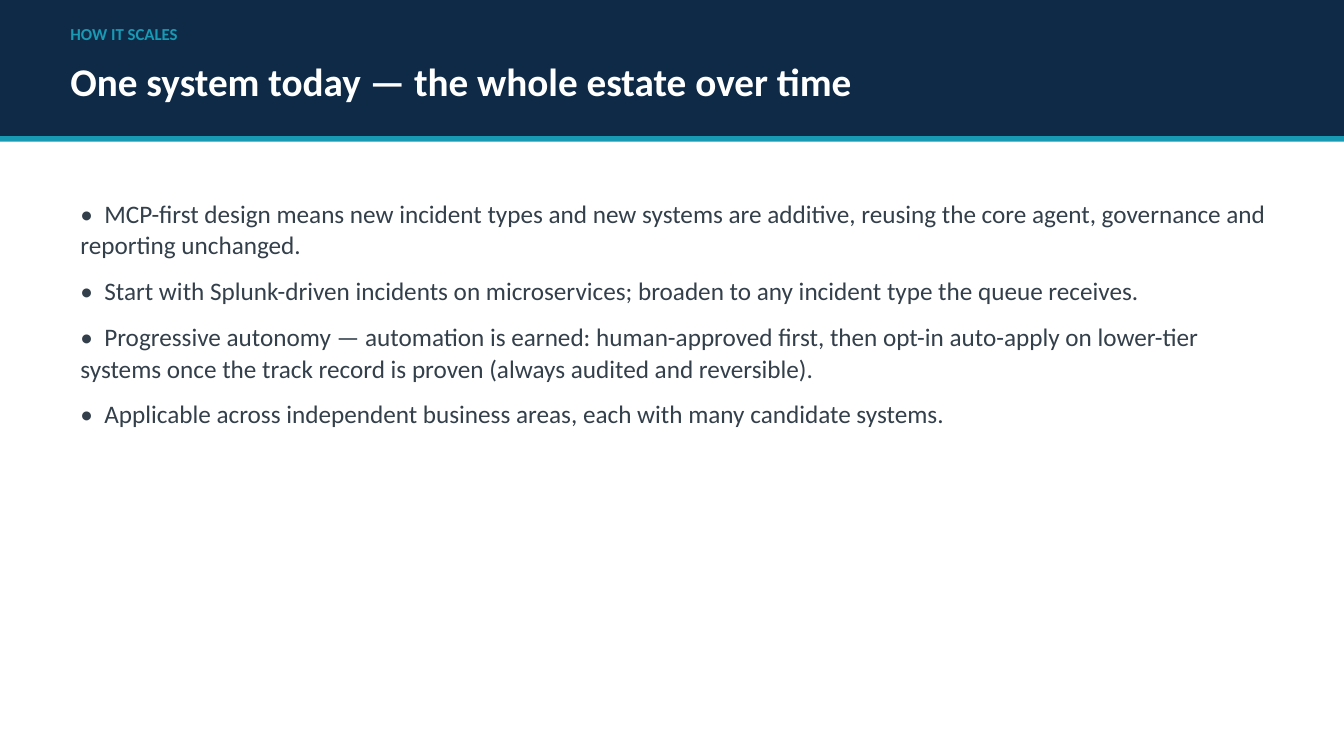
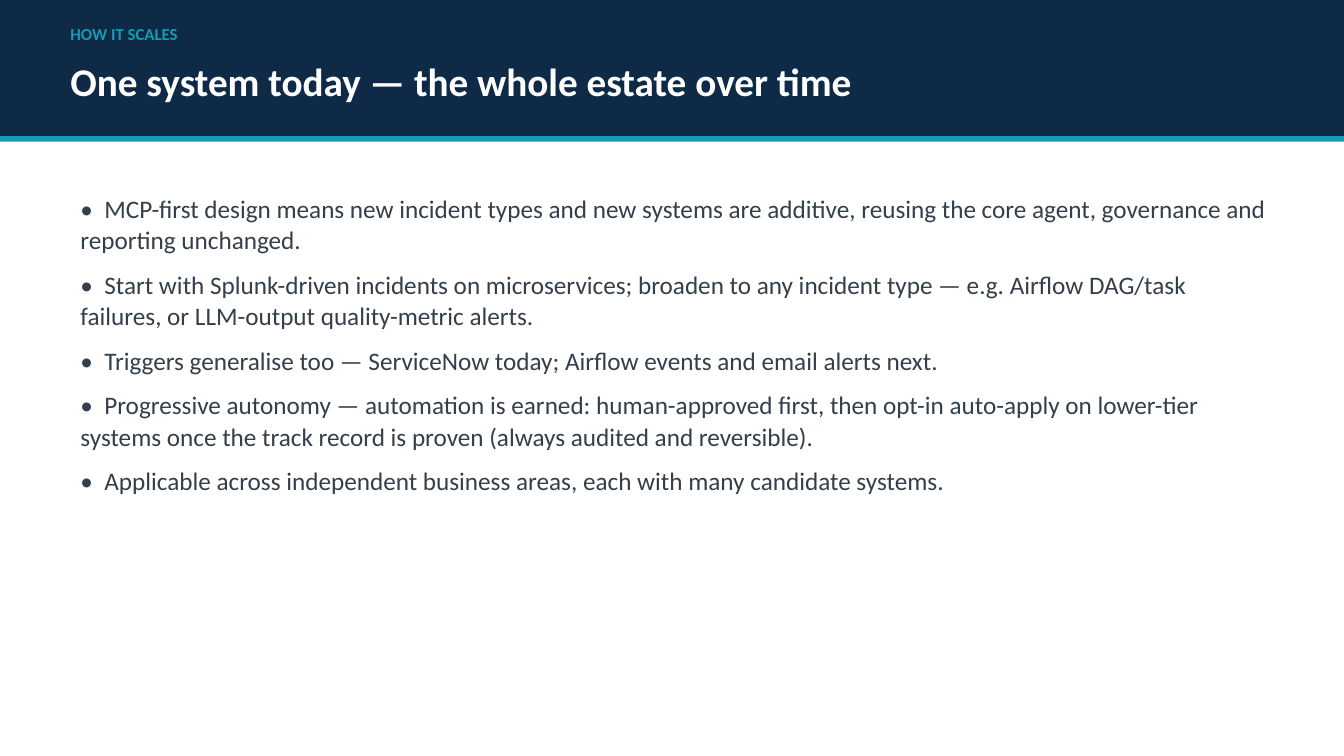
Before and after one commit to itsbigspark/monitoring-agent, a slide deck: slide 12 of docs/slide-deck/sentinel-proposal-deck.pptx. Drawn at 1344x756 pixels with LibreOffice and Linux fonts; fonts in the diff are those of the drawing. Boxes give left, top, right and bottom in pixels: in the first picture for what was removed or moved away, otherwise in the second. Text is boxed around its words. In the diff, an @@ line names an element or a change of style, - is before the commit and + after.

Commit message:
airflow + llm monitoring

```diff
--- a/docs/slide-deck/sentinel-proposal-deck.pptx
+++ b/docs/slide-deck/sentinel-proposal-deck.pptx
@@ text at <box>80,200,1265,494</box>: less space between paragraphs @@
@@ text at <box>80,276,1186,375</box>: text changed @@
-• Start with Splunk-driven incidents on microservices; broaden to any incident type the queue receives.
+• Start with Splunk-driven incidents on microservices; broaden to any incident type — e.g. Airflow DAG/task failures, or LLM-output quality-metric alerts.
+• Triggers generalise too — ServiceNow today; Airflow events and email alerts next.
```
Also in this commit, not shown: 4 other files.
